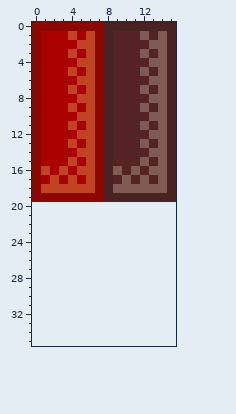
A pixel-art sprite gets an edit: res/gui.png. Above is the file before it was changed.
The file is 16x20 pixels. The old version is drawn lined up with the new one, on the new canvas.
And afterwards:
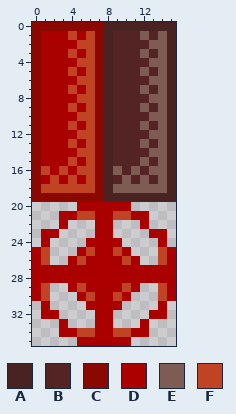
Palette (. is transparent): A #482321  B #542424  C #8b0800  D #ab0000  E #7e5c53  F #c04424
From old to new:
canvas 16x20 -> 16x36
y 20: x 5..10 ...... -> DDDDDD
y 21: x 3..12 .......... -> DDFFDDFFDD
y 22: x 3 . -> D; x 7..8 .. -> DD; x 12 . -> D
y 23: x 1..2 .. -> DD; x 7..8 .. -> DD; x 13..14 .. -> DD
y 24: x 1 . -> D; x 6..9 .... -> DDDD; x 14 . -> D
y 25: x 0..1 .. -> DF; x 5..10 ...... -> DFDDFD; x 14..15 .. -> FD
y 26: x 0..1 .. -> DF; x 4..11 ........ -> DFDDDDFD; x 14..15 .. -> FD
y 27..28: x 0..15 ................ -> DDDDDDDDDDDDDDDD
y 29: x 0..1 .. -> DF; x 4..11 ........ -> DFDDDDFD; x 14..15 .. -> FD
y 30: x 0..1 .. -> DF; x 5..10 ...... -> DFDDFD; x 14..15 .. -> FD
y 31: x 1 . -> D; x 6..9 .... -> DDDD; x 14 . -> D
y 32: x 1..2 .. -> DD; x 7..8 .. -> DD; x 13..14 .. -> DD
y 33: x 3 . -> D; x 7..8 .. -> DD; x 12 . -> D
y 34: x 3..12 .......... -> DDFFDDFFDD
y 35: x 5..10 ...... -> DDDDDD
Changed places in both pictures, as pixel boxes (x1, y1, x2, y2):
added: (32, 202, 176, 346)
